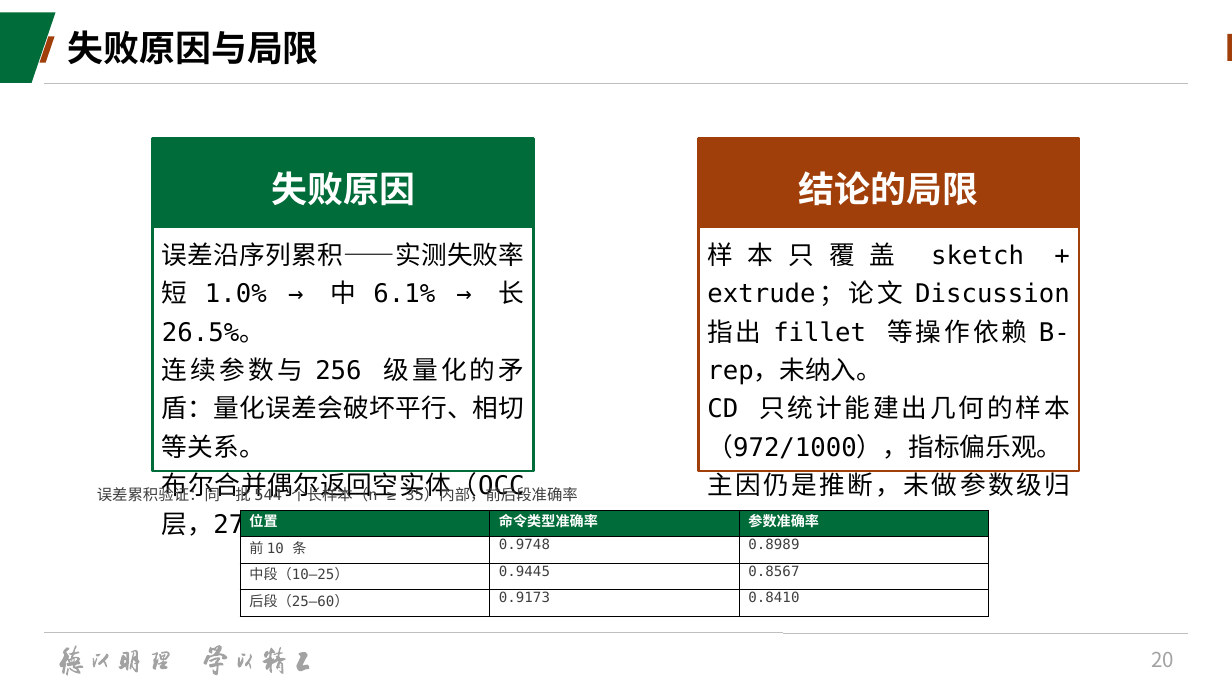
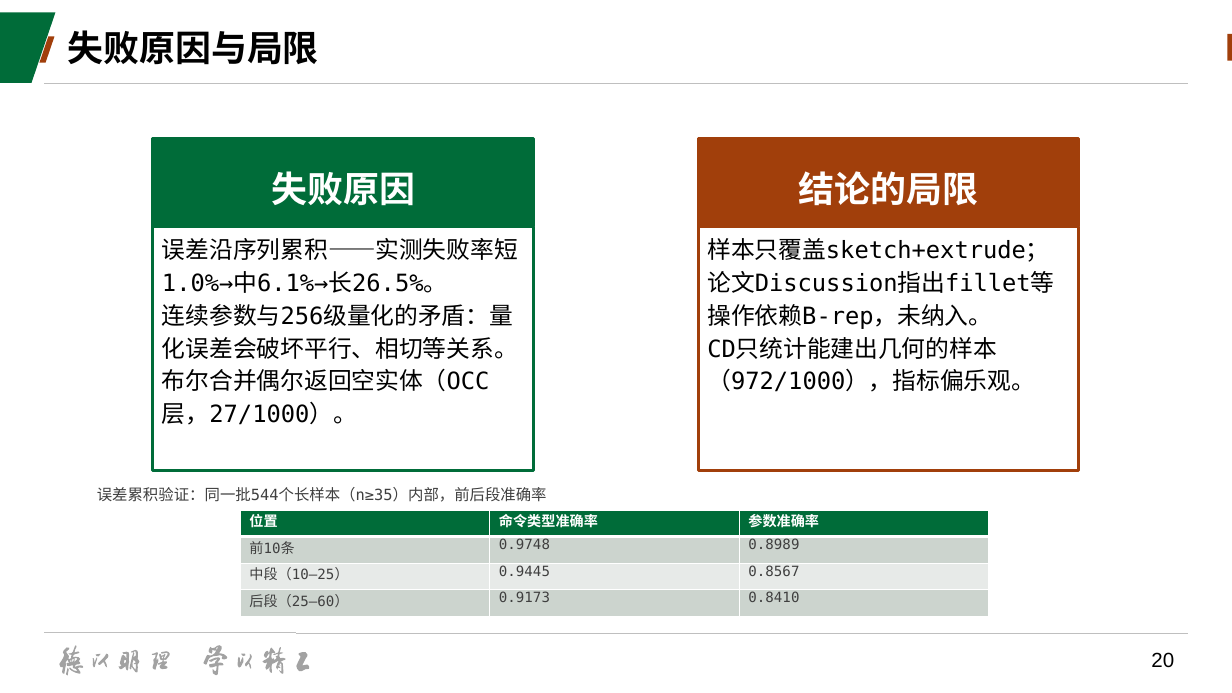
Before and after one commit to starfish667/deepcad_test, a slide deck: slide 20 of doc/AICAD汇报.pptx. Drawn at 1232x693 pixels with LibreOffice and Linux fonts; fonts in the diff are those of the drawing; background and template pictures are left out. Boxes give left, top, right and bottom in pixels: in the first picture for what was removed or moved away, otherwise in the second. Text is boxed around its words. In the diff, an @@ line names an element or a change of style, - is before the commit and + after.

Commit message:
update ppt

```diff
--- a/doc/AICAD汇报.pptx
+++ b/doc/AICAD汇报.pptx
@@ text in rectangle at (x1=162, y1=238, x2=518, y2=425): text changed; size 20 to 18.5 pt @@
-误差沿序列累积——实测失败率 短 1.0% → 中 6.1% → 长 26.5%。
-连续参数与 256 级量化的矛盾：量化误差会破坏平行、相切等关系。
-布尔合并偶尔返回空实体（OCC 层，27/1000）。
+误差沿序列累积——实测失败率短1.0%→中6.1%→长26.5%。
+连续参数与256级量化的矛盾：量化误差会破坏平行、相切等关系。
+布尔合并偶尔返回空实体（OCC层，27/1000）。
@@ text in rectangle at (x1=707, y1=238, x2=1054, y2=392): text changed; size 20 to 18.5 pt @@
-样本只覆盖 sketch + extrude；论文 Discussion 指出 fillet 等操作依赖 B-rep，未纳入。
-CD 只统计能建出几何的样本（972/1000），指标偏乐观。
-主因仍是推断，未做参数级归因。
+样本只覆盖sketch+extrude；论文Discussion指出fillet等操作依赖B-rep，未纳入。
+CD只统计能建出几何的样本（972/1000），指标偏乐观。
@@ text at (x1=97, y1=487, x2=547, y2=502): spaces changed @@
-误差累积验证：同一批 544 个长样本（n ≥ 35）内部，前后段准确率
+误差累积验证：同一批544个长样本（n≥35）内部，前后段准确率
@@ table at (x1=240, y1=510, x2=989, y2=616) @@
-row 2, column 1: 前 10 条
+row 2, column 1: 前10条
@@ borders changed @@
@@ page number at (x1=1151, y1=652, x2=1174, y2=668): font Noto Sans CJK SC to Arial, text colour #A2A2A2 to #000000 @@
```
Also in this commit, not shown: 23 other slides changed.
